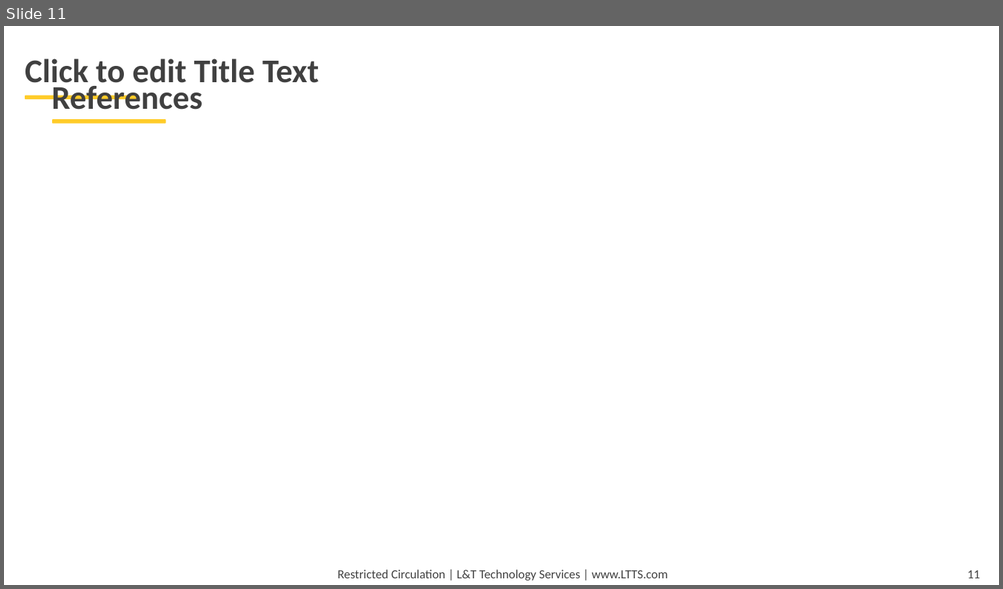
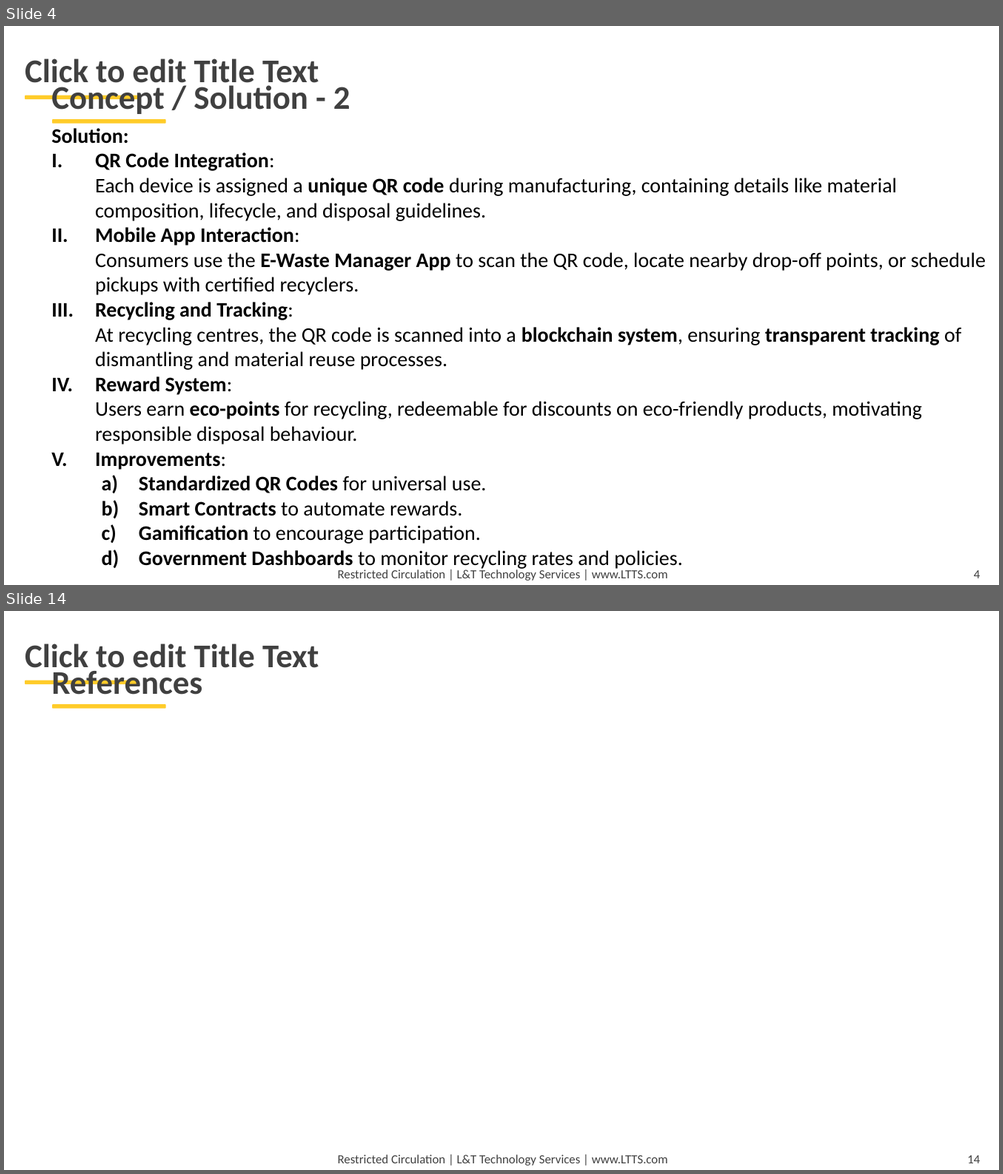
Before and after one commit to nishanthkj/L-T, a slide deck: E-Waste_Tracking_and_management/PPT/PID_0000_TG08003219_PresentationRound.pptx. Shown one above the other, each under a label of ours: slide 11 before the commit, slides 4 and 14 after it; the slides between them are not shown. The pictures are 1003x589 and 1003x1174 pixels, drawn with LibreOffice and Linux fonts; fonts in the diff are those of the drawing; background and template pictures are left out. Boxes give left, top, right and bottom in pixels: in the first picture for what was removed or moved away, otherwise in the second. Text is boxed around its words. In the diff, an @@ line names an element or a change of style, - is before the commit and + after.

```diff
--- a/E-Waste_Tracking_and_management/PPT/PID_0000_TG08003219_PresentationRound.pptx
+++ b/E-Waste_Tracking_and_management/PPT/PID_0000_TG08003219_PresentationRound.pptx
@@ slide 4 added at box(4, 26, 999, 585), background picture (left out); not listed: 5 template elements that a slide beside it also shows @@
@@ title added at box(51, 82, 350, 114), 24 pt, text #404040, bold @@
+Concept / Solution - 2
@@ text added at box(51, 128, 985, 571), 15 pt, text #000000 @@
+Solution:
+I. QR Code Integration:
+   Each device is assigned a unique QR code during manufacturing, containing details like material composition, lifecycle, and disposal guidelines.
+II. Mobile App Interaction:
+    Consumers use the E-Waste Manager App to scan the QR code, locate nearby drop-off points, or schedule pickups with certified recyclers.
+III. Recycling and Tracking:
+     At recycling centres, the QR code is scanned into a blockchain system, ensuring transparent tracking of dismantling and material reuse processes.
+IV. Reward System:
+    Users earn eco-points for recycling, redeemable for discounts on eco-friendly products, motivating responsible disposal behaviour.
+V. Improvements:
+  a) Standardized QR Codes for universal use.
+  b) Smart Contracts to automate rewards.
+  c) Gamification to encourage participation.
+  d) Government Dashboards to monitor recycling rates and policies.
@@ what was slide 11 is now slide 14 @@
@@ page number at box(967, 1156, 979, 1164): text changed @@
-11
+14
```
Also in this commit, not shown: 8 slides changed, 4 other slides added, 3 slides removed, 5 other files.
